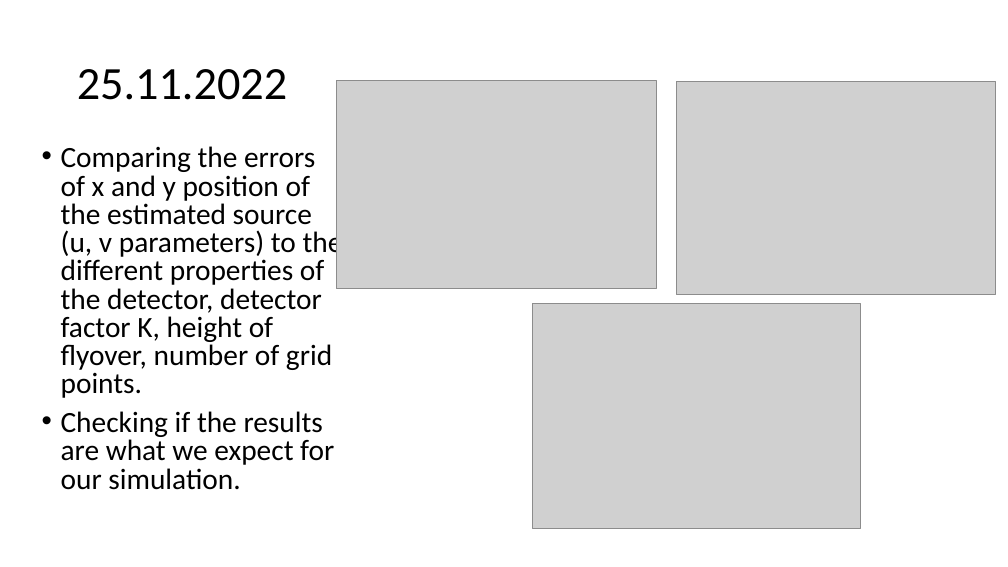
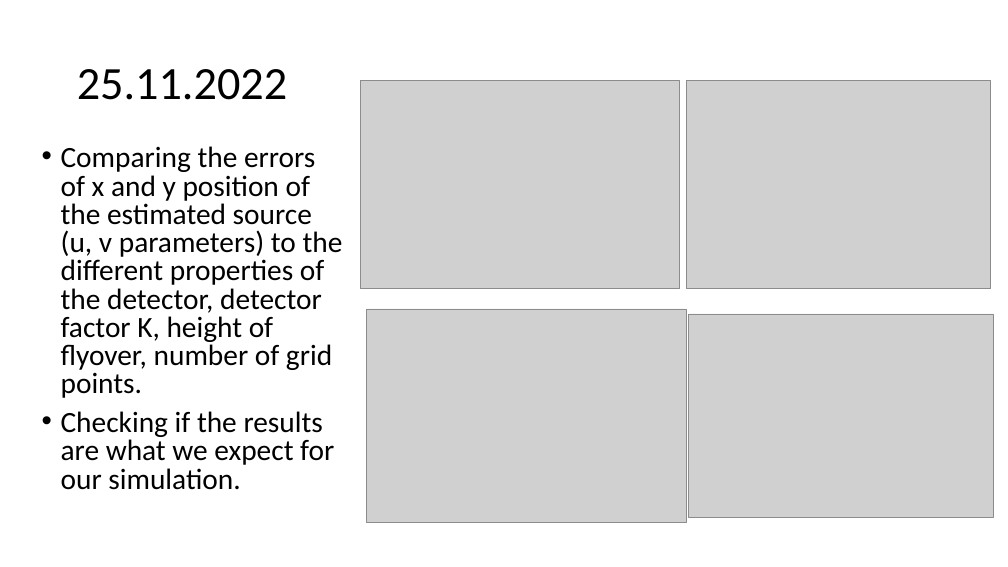
Before and after one commit to urhtrinko/DroneRadioactivity_student_job, a slide deck: slide 18 of reports/work_diary.pptx. Drawn at 1008x567 pixels with LibreOffice and Linux fonts; fonts in the diff are those of the drawing; grey boxes stand for pictures. Boxes give left, top, right and bottom in pixels: in the first picture for what was removed or moved away, otherwise in the second. Text is boxed around its words. In the diff, an @@ line names an element or a change of style, - is before the commit and + after.

```diff
--- a/reports/work_diary.pptx
+++ b/reports/work_diary.pptx
@@ picture: place and size @@
-picture at box(337, 80, 656, 289)
+picture at box(360, 80, 680, 289)
@@ picture: place and size @@
-picture at box(532, 304, 861, 529)
+picture at box(687, 80, 991, 289)
@@ picture: place and size @@
-picture at box(676, 81, 996, 294)
+picture at box(367, 309, 687, 523)
@@ picture added at box(688, 314, 993, 517) @@
```
Also in this commit, not shown: 1 other slide changed.
